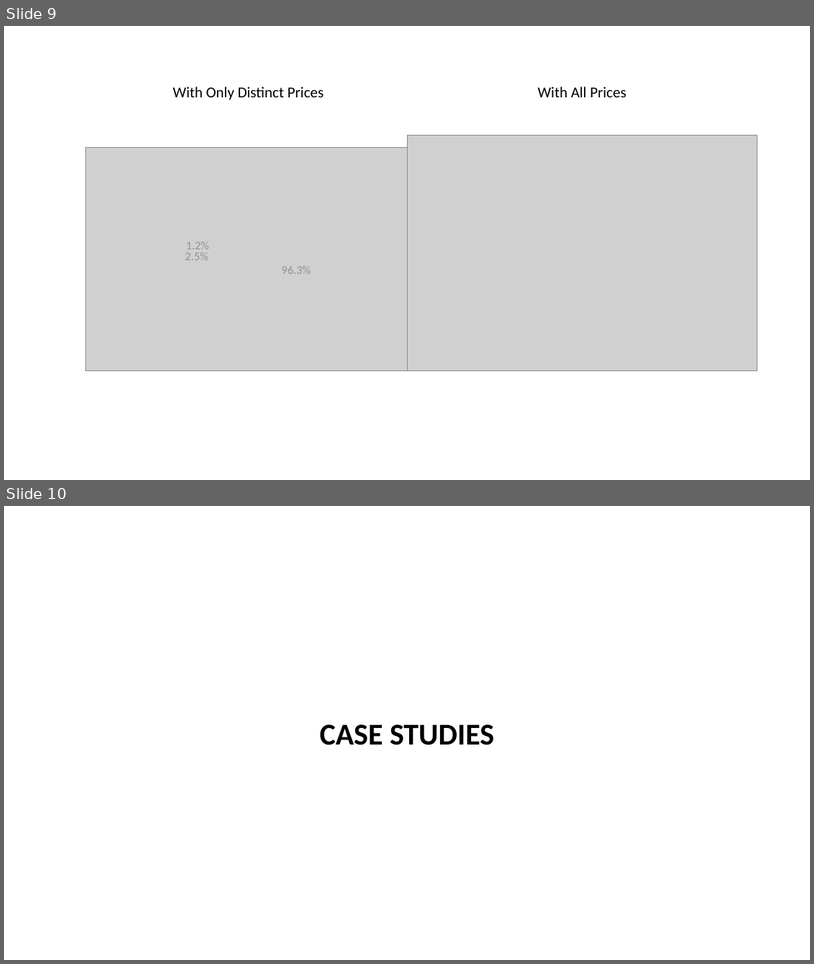
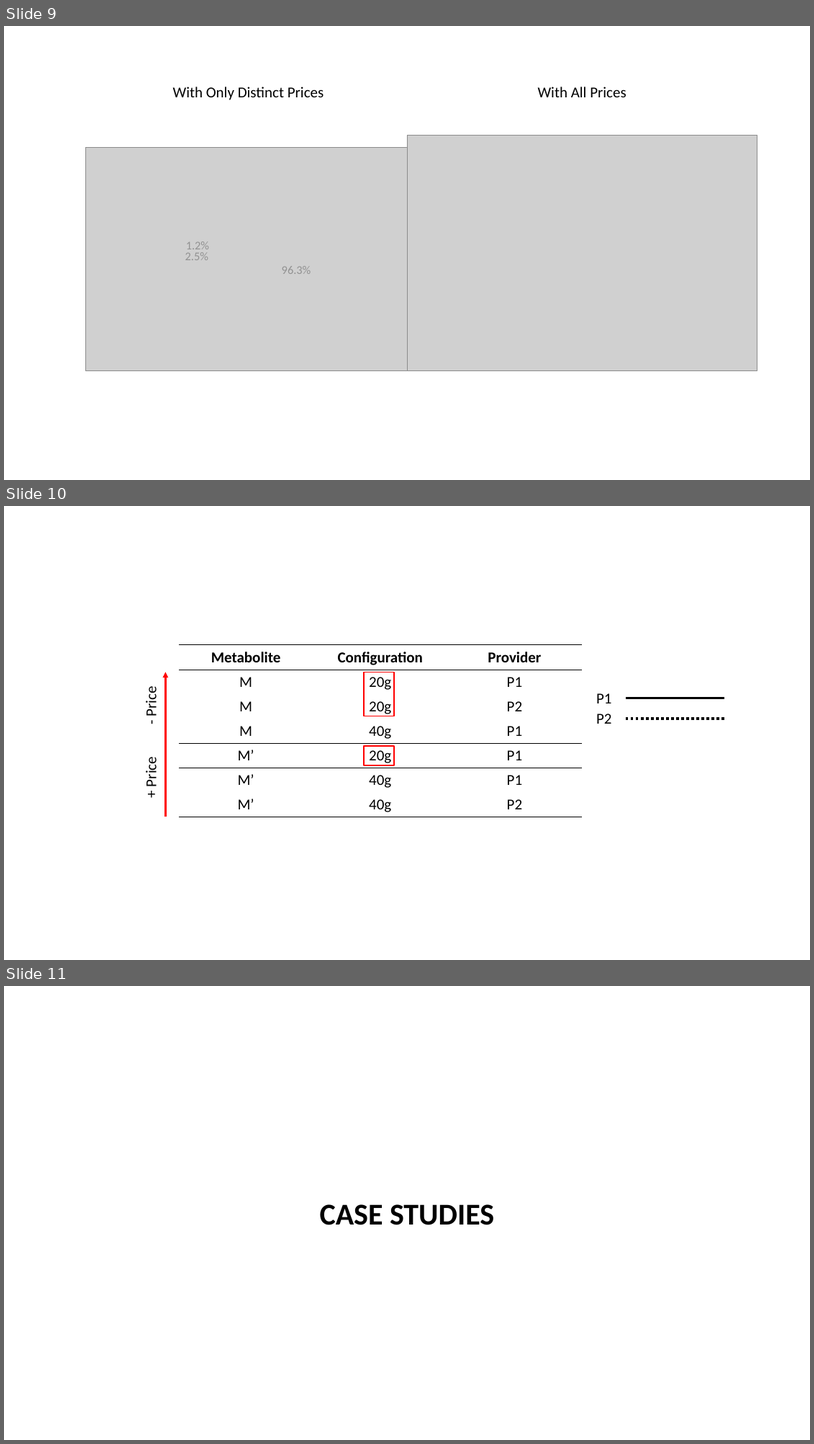
Before and after one commit to SofiaMM/bioanalysis, a slide deck: graphs_test/11-19/printscreens_tese.pptx. Shown one above the other, each under a label of ours: slides 9 and 10 before the commit, slides 9, 10 and 11 after it. The pictures are 814x964 and 814x1444 pixels, drawn with LibreOffice and Linux fonts; fonts in the diff are those of the drawing; grey boxes stand for pictures. Boxes give left, top, right and bottom in pixels: in the first picture for what was removed or moved away, otherwise in the second. Text is boxed around its words. In the diff, an @@ line names an element or a change of style, - is before the commit and + after.

```diff
--- a/graphs_test/11-19/printscreens_tese.pptx
+++ b/graphs_test/11-19/printscreens_tese.pptx
@@ slide 10 added at (4, 506, 810, 960), background #FFFFFF @@
@@ table added at (179, 645, 581, 817), 7 rows, 3 columns @@
+Metabolite | Configuration | Provider
+M | 20g | P1
+M | 20g | P2
+M | 40g | P1
+M’ | 20g | P1
+M’ | 40g | P1
+M’ | 40g | P2
@@ arrow added from (165, 817) to (165, 672), #FF0000 2.25 pt @@
@@ rectangle added at (365, 672, 395, 716), outline #FF0000 1.5 pt @@
@@ text added at (142, 689, 161, 716), 18 pt, text #000000 @@
+- Price
@@ text added at (597, 693, 612, 703), 18 pt, text #000000 @@
+P1
@@ line added from (627, 698) to (725, 698), #000000 3 pt @@
@@ text added at (597, 713, 612, 723), 18 pt, text #000000 @@
+P2
@@ line added from (627, 718) to (725, 718), #000000 3 pt dashed @@
@@ text added at (142, 759, 161, 786), 18 pt, text #000000 @@
++ Price
@@ rectangle added at (365, 746, 395, 765), outline #FF0000 1.5 pt @@
@@ what was slide 10 is now slide 11 @@
```
Also in this commit, not shown: 1 slide changed, 7 other files.
